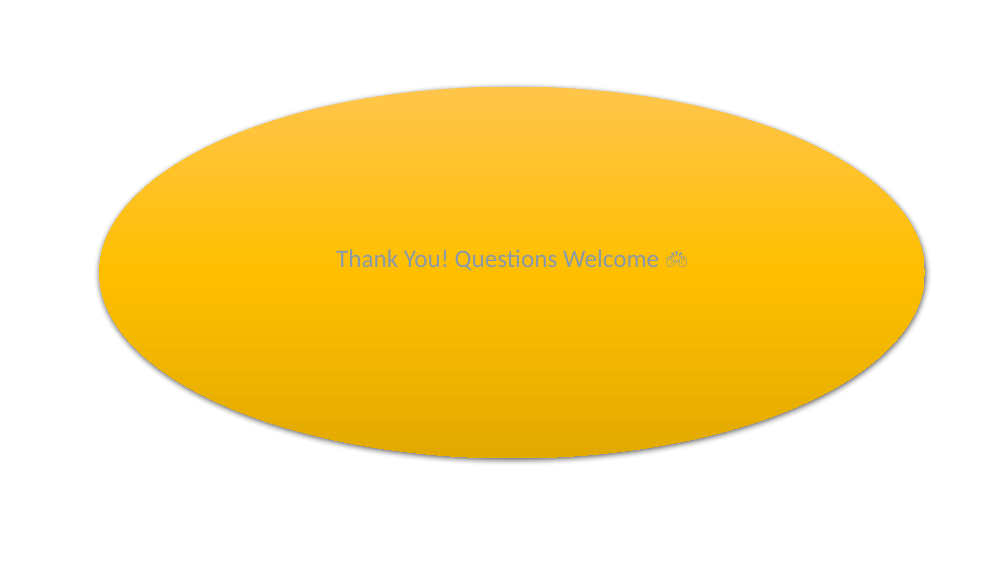
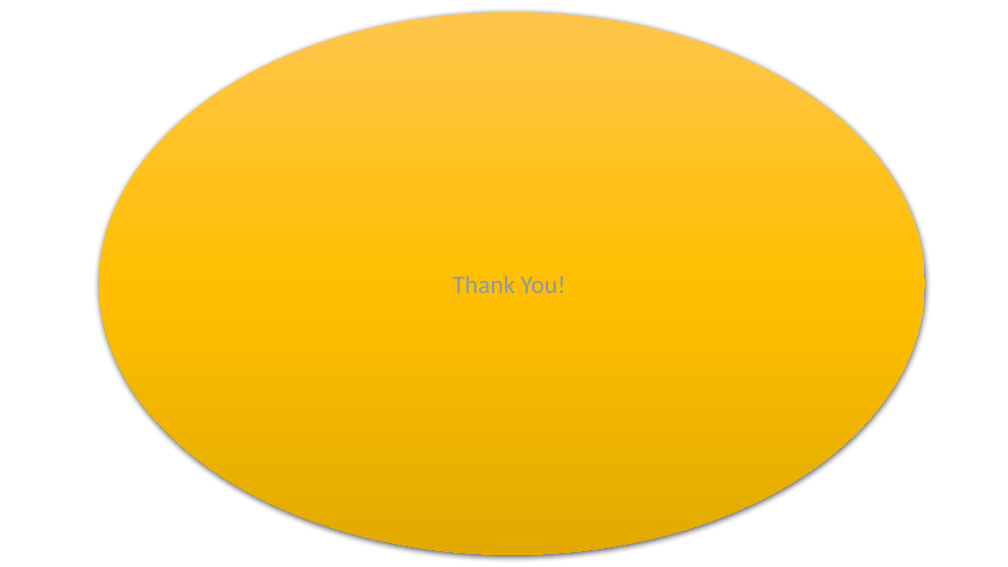
Before and after one commit to Prateekgupta-08/DQL-Command-Technical-Presentation, a slide deck: slide 8 of Prateek_SQL_DQL_Select_Command.pptx. Drawn at 1008x567 pixels with LibreOffice and Linux fonts; fonts in the diff are those of the drawing. Boxes give left, top, right and bottom in pixels: in the first picture for what was removed or moved away, otherwise in the second. Text is boxed around its words. In the diff, an @@ line names an element or a change of style, - is before the commit and + after.

```diff
--- a/Prateek_SQL_DQL_Select_Command.pptx
+++ b/Prateek_SQL_DQL_Select_Command.pptx
@@ ellipse "Thank You!": place and size @@
-ellipse "Thank You!" at [100, 87, 925, 459]
+ellipse "Thank You!" at [100, 12, 925, 554]
@@ text in ellipse at [453, 275, 566, 293]: text changed @@
-Thank You! Questions Welcome 🙌
+Thank You!
```
Also in this commit, not shown: 4 other slides changed, 2 slides added, 2 slides removed.
